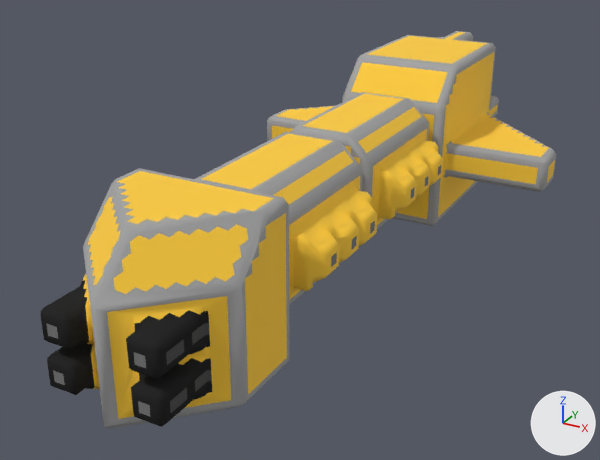
The OBJ model src/jsMain/resources/meshes/mechyrdia-3-kaiserswelt-class.obj: old version first, new version second.
One viewpoint serves both versions: a 50 mm camera at (36.9, -76.2, 40.4) aimed at (-2.7, -4.1, 4.3). Every picture has the same lights, and +X, +Y and +Z are marked at lower right. Where no turn or scale is listed for an object, it has been applied to the vertices.

In view in the first picture: 'mechyrdia-3-kaiserswelt-class'.
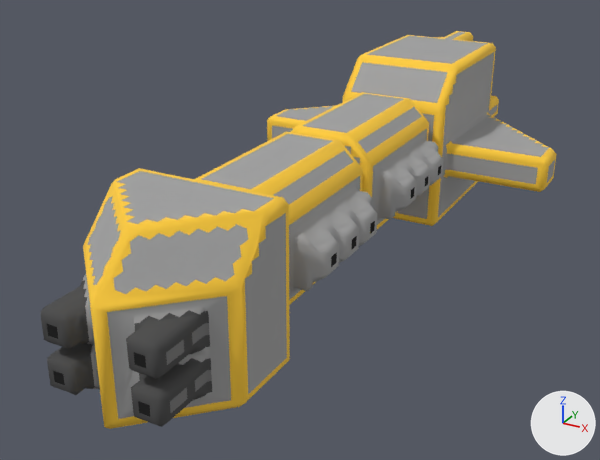
Location of each change, (x1, y1, x2, y2) in pixels of the pictures (600 x 460 px; the box of a moved part takes in the faces that stretch with it):
part 1 of me_mechyrdia_3_kaiserswelt_class, moved or reshaped: before (83, 179, 239, 429); after (82, 297, 236, 429)
part 2 of me_mechyrdia_3_kaiserswelt_class, surface changed: (41, 31, 557, 427) in both

Edits to the bpy script that builds the scene:
```text
Change me_mechyrdia_3_kaiserswelt_class:
    used by ob_mechyrdia_3_kaiserswelt_class; location = (0.0, 0.0, 0.0)
    remove me_mechyrdia_3_kaiserswelt_class.from_pydata(...)  # 1907 vertices, 3516 faces; spans x -18.5..18.5, y -39.0..39.0, z 0.0..19.0
    add me_mechyrdia_3_kaiserswelt_class.from_pydata(...)  # 1902 vertices, 3520 faces; spans x -18.5..18.5, y -39.0..39.0, z 0.0..19.0
    me_mechyrdia_3_kaiserswelt_class part 1: 9 vertices removed from x -6.0..5.0, y -38.0..-28.5, z 2.5..17.0; 5 vertices added at x -4.7..4.8, y -37.5..-34.5, z 2.0..11.2
    me_mechyrdia_3_kaiserswelt_class part 2: 3135 kept faces spanning x -18.5..18.5, y -39.0..39.0, z 0.0..19.0 get new texture (UV) coordinates
```
